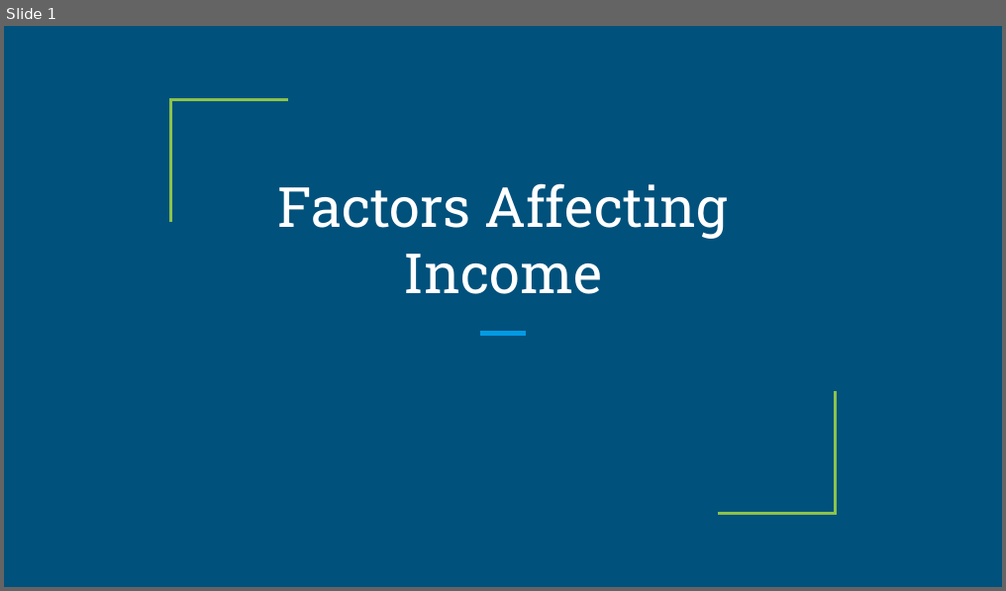
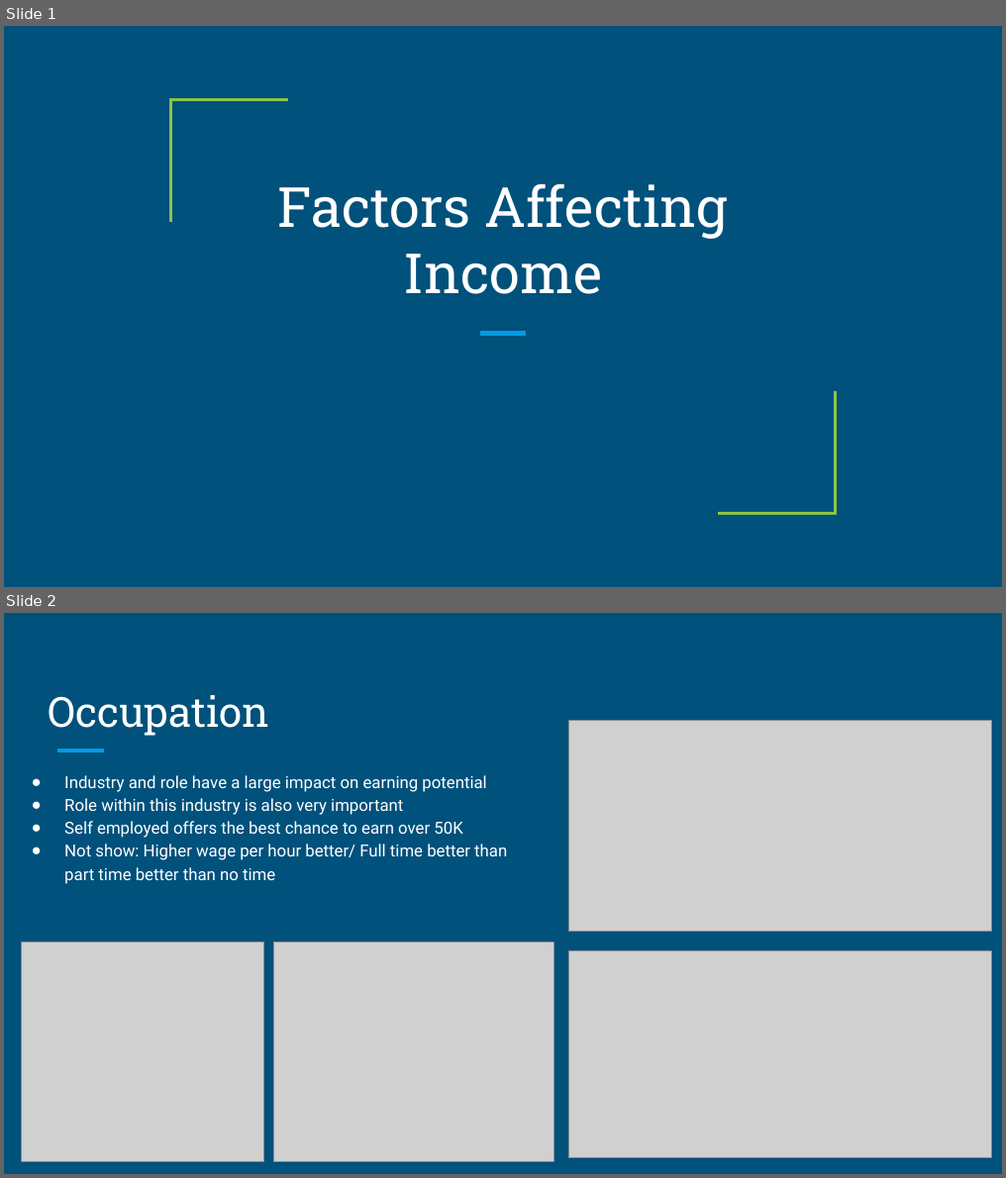
Before and after one commit to matthewgalloway/salary_predictions, a slide deck: Presentation.pptx. Shown one above the other, each under a label of ours: slide 1 before the commit, slides 1 and 2 after it. The pictures are 1006x591 and 1006x1178 pixels, drawn with LibreOffice and Linux fonts; fonts in the diff are those of the drawing; grey boxes stand for pictures. Boxes give left, top, right and bottom in pixels: in the first picture for what was removed or moved away, otherwise in the second. Text is boxed around its words. In the diff, an @@ line names an element or a change of style, - is before the commit and + after.

```diff
--- a/Presentation.pptx
+++ b/Presentation.pptx
@@ slide 2 added at <box>4,613,1002,1174</box>, background #00517C @@
@@ title added at <box>48,695,269,736</box>, 30 pt, text #FFFFFF @@
+Occupation
@@ picture added at <box>569,721,991,932</box> @@
@@ line added from (57, 751) to (104, 751), #039BE5 3 pt @@
@@ text added at <box>64,775,507,884</box>, 12 pt, text #FFFFFF @@
+● Industry and role have a large impact on earning potential
+● Role within this industry is also very important
+● Self employed offers the best chance to earn over 50K
+● Not show: Higher wage per hour better/ Full time better than part time better than no time
@@ picture added at <box>21,943,263,1161</box> @@
@@ picture added at <box>273,943,553,1161</box> @@
@@ picture added at <box>569,952,991,1158</box> @@
```
Also in this commit, not shown: 5 slides changed, 5 other slides added, 6 slides removed, 5 other files.
